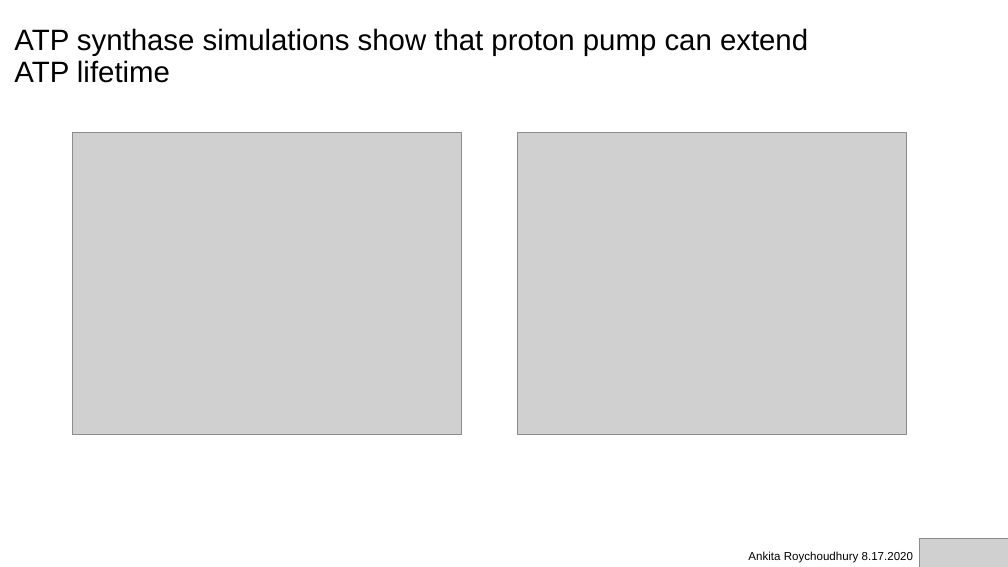
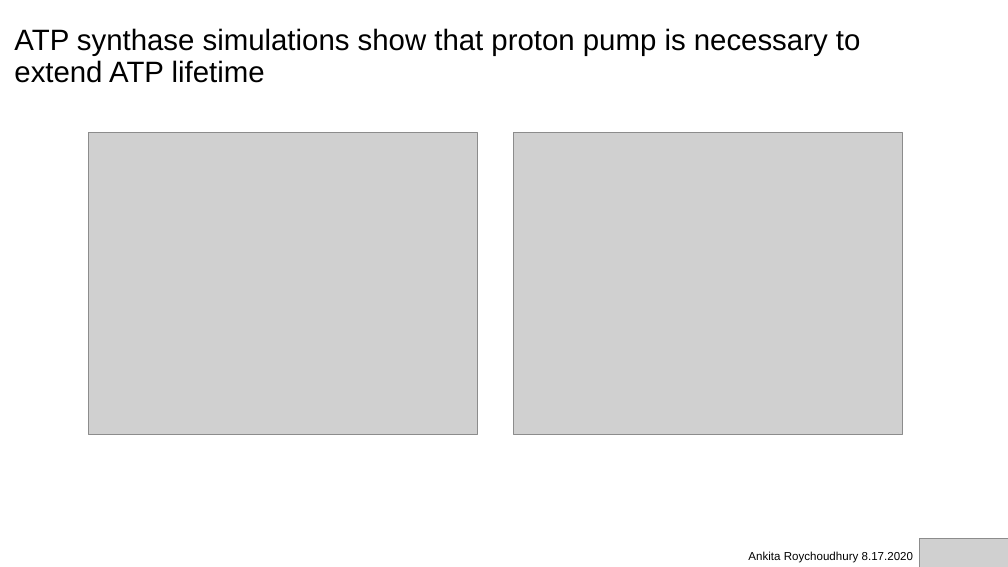
Before and after one commit to AnkitaRoychoudhury/ug_murray, a slide deck: slide 10 of miscellaneous/presentations/20200817_murray_mtg.pptx. Drawn at 1008x567 pixels with LibreOffice and Linux fonts; fonts in the diff are those of the drawing; grey boxes stand for pictures. Boxes give left, top, right and bottom in pixels: in the first picture for what was removed or moved away, otherwise in the second. Text is boxed around its words. In the diff, an @@ line names an element or a change of style, - is before the commit and + after.

```diff
--- a/miscellaneous/presentations/20200817_murray_mtg.pptx
+++ b/miscellaneous/presentations/20200817_murray_mtg.pptx
@@ title at [14,28,860,83]: text changed @@
-ATP synthase simulations show that proton pump can extend ATP lifetime
+ATP synthase simulations show that proton pump is necessary to extend ATP lifetime
@@ picture: place and size @@
-picture at [73,132,461,435]
+picture at [88,132,477,435]
@@ picture: place and size @@
-picture at [518,132,907,435]
+picture at [513,132,902,435]
```
Also in this commit, not shown: 9 other slides changed, 1 slide added, 1 slide removed, 21 other files.
